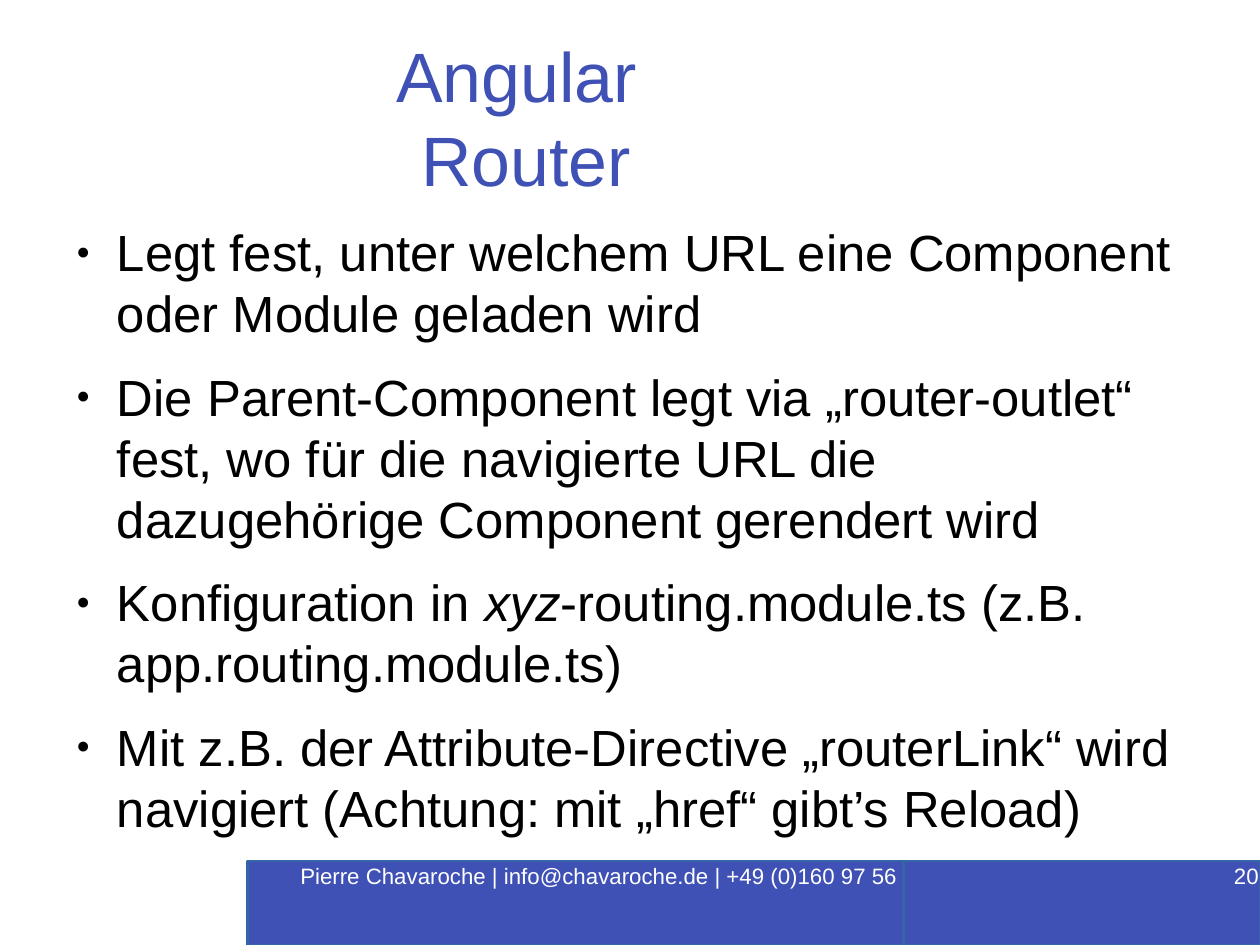
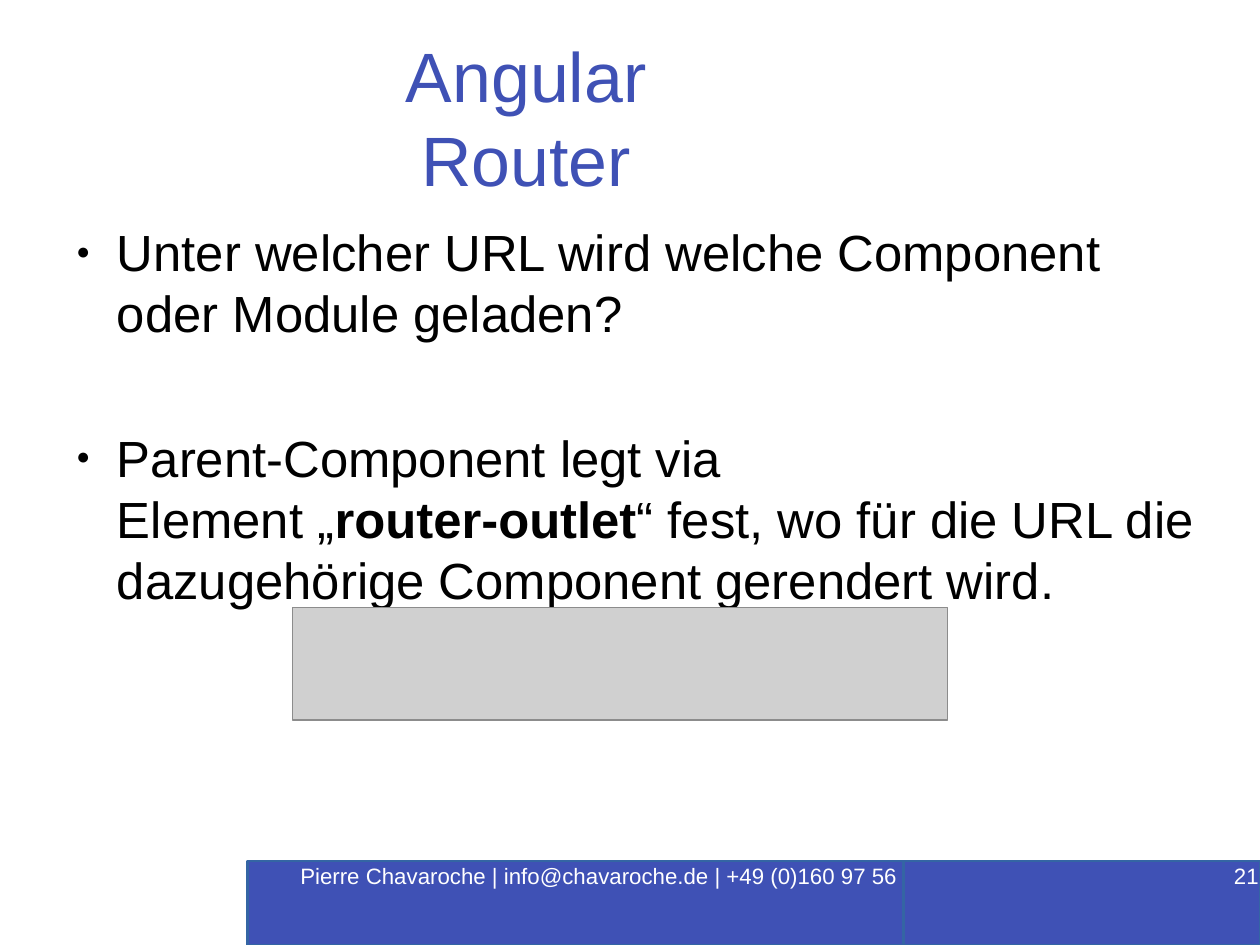
Before and after one commit to PierreChavaroche/workshop-presentation, a slide deck: slide 21 of Angular-RxJS.odp (slide 20 before the commit). Drawn at 1260x945 pixels with LibreOffice and Linux fonts; fonts in the diff are those of the drawing; grey boxes stand for pictures; background and template pictures are left out. Boxes give left, top, right and bottom in pixels: in the first picture for what was removed or moved away, otherwise in the second. Text is boxed around its words. In the diff, an @@ line names an element or a change of style, - is before the commit and + after.

```diff
--- a/Angular-RxJS.odp
+++ b/Angular-RxJS.odp
@@ title "Angular Router": place and size @@
-title "Angular Router" at bbox=[396, 51, 637, 187]
+title "Angular Router" at bbox=[406, 51, 647, 187]
@@ text at bbox=[117, 234, 1194, 609]: text changed @@
-● Legt fest, unter welchem URL eine Component oder Module geladen wird
-● Die Parent-Component legt via „router-outlet“ fest, wo für die navigierte URL die dazugehörige Component gerendert wird
-● Konfiguration in xyz-routing.module.ts (z.B. app.routing.module.ts)
-● Mit z.B. der Attribute-Directive „routerLink“ wird navigiert (Achtung: mit „href“ gibt’s Reload)
+● Unter welcher URL wird welche Component oder Module geladen?
+● Parent-Component legt via
+  Element „router-outlet“ fest, wo für die URL die dazugehörige Component gerendert wird.
@@ picture added at bbox=[293, 607, 948, 719] @@
@@ page number at bbox=[1234, 868, 1259, 884]: text changed @@
-20
+21
```
Also in this commit, not shown: 4 other slides changed, 4 slides added, 4 other files.
